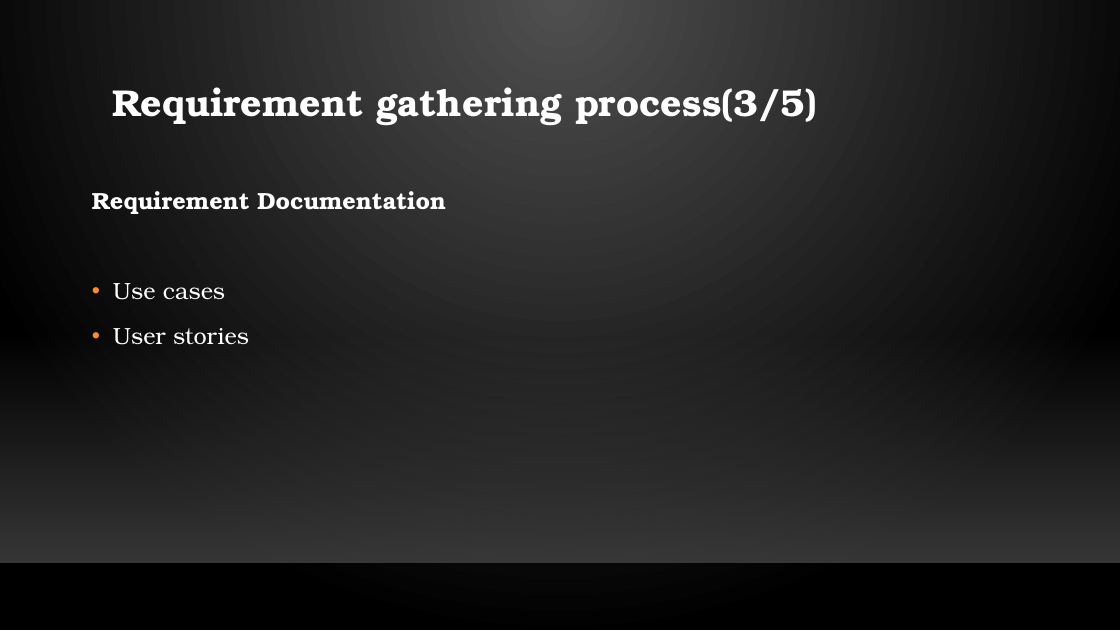
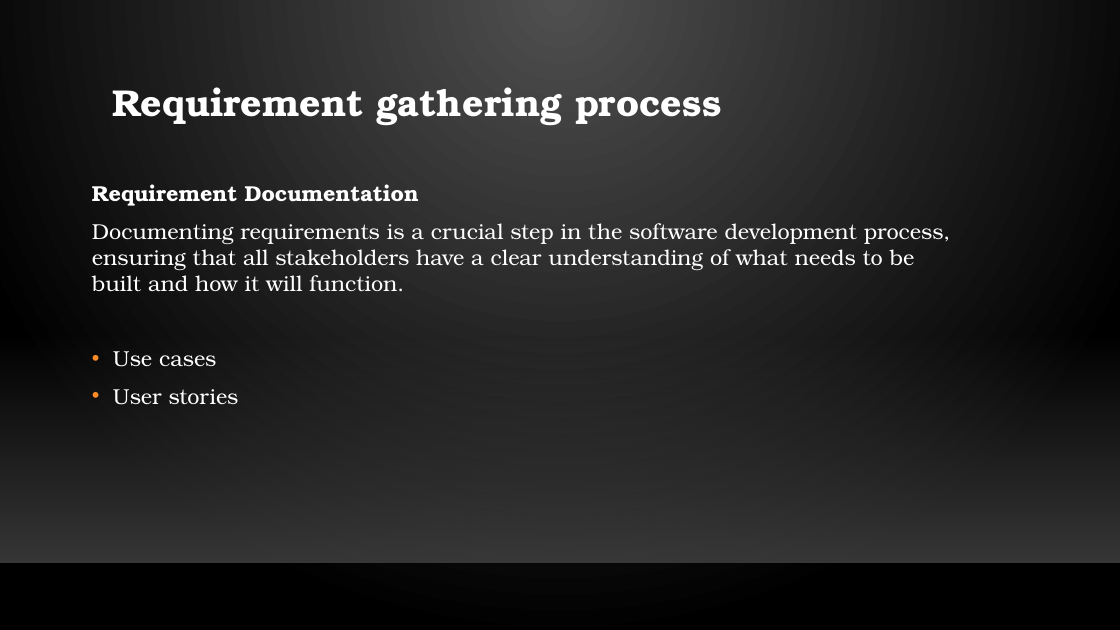
Before and after one commit to N-Jerry/Group11, a slide deck: slide 20 of CEF440_task[2]Group11.pptx (slide 13 before the commit). Drawn at 1120x630 pixels with LibreOffice and Linux fonts; fonts in the diff are those of the drawing; background and template pictures are left out. Boxes give left, top, right and bottom in pixels: in the first picture for what was removed or moved away, otherwise in the second. Text is boxed around its words. In the diff, an @@ line names an element or a change of style, - is before the commit and + after.

```diff
--- a/CEF440_task[2]Group11.pptx
+++ b/CEF440_task[2]Group11.pptx
@@ text at box(112, 87, 721, 126): text changed @@
-Requirement gathering process(3/5)
+Requirement gathering process
@@ text at box(92, 184, 419, 405): size 20 to 18.5 pt in "Requirement Documentation", "Use cases", "User stories"; line spacing 1.2 to 1 @@
@@ text at box(92, 223, 951, 291): paragraph added @@
+Documenting requirements is a crucial step in the software development process, ensuring that all stakeholders have a clear understanding of what needs to be built and how it will function.
```
Also in this commit, not shown: 5 other slides changed, 11 slides added, 4 slides removed.
